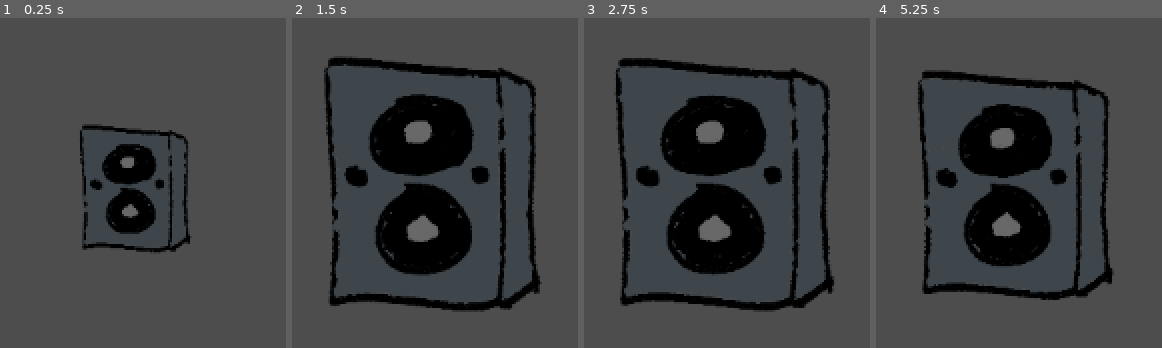
Above: before the commit, frames 1-4 (left to right).
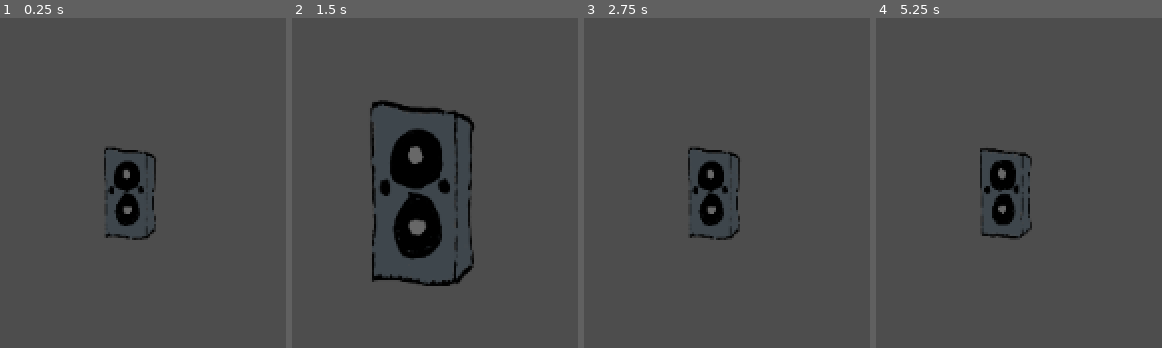
Above: after the commit, the same moments.

Repository: SludgyPlate5579/MiniJameGamGame
Game: Godot game, scene res://scenes/Game.tscn
Two runs of this game, one before a commit and one after it. Both use one fixed random seed, a clock stepped at 60 frames per second and the inputs below.
Inputs:
- Up to frame 1 (0.25 s): no input
- Up to frame 2 (1.5 s): tap Enter (ui_accept) at 0.5, 0.6, 0.77, 1.07, 1.35 s; hold Right (ui_right) from 0.53 s (still down)
- Up to frame 3 (2.75 s): tap Enter (ui_accept) at 1.52, 1.82, 2.1 s; release Right (ui_right) at 2.03 s; hold Left (ui_left) from 2.03 s (still down)
- Up to frame 4 (5.25 s): release Left (ui_left) at 2.78 s; hold Right (ui_right) 2.78-4.28 s; tap Enter (ui_accept) at 2.85, 3.02, 3.32, 3.6, 3.77, 4.07, 4.35, 4.52, 4.82, 5.1 s; hold Left (ui_left) 4.28-5.03 s; hold Right (ui_right) from 5.03 s (still down)

The runs differ from the first frame. In frame 1, 5.6% of the frame differs, in the area x 27-67%, y 32-71%; in frame 2, 21%; in frame 3, 23%, in the area x 11-88%, y 12-90%; in frame 4, 18%.

Commit message:
Speaker animation + fixed bounce script + shark animation

Diff:
--- a/ebb-and-flow/project.godot
+++ b/ebb-and-flow/project.godot
@@ -11,7 +11,7 @@
 [application]
 
 config/name="Ebb and Flow"
-run/main_scene="uid://0b2qgpi8l1c2"
+run/main_scene="uid://bk2gvbana03a2"
 config/features=PackedStringArray("4.6", "GL Compatibility")
 config/icon="res://icon.svg"
 
--- a/ebb-and-flow/scenes/Game.tscn
+++ b/ebb-and-flow/scenes/Game.tscn
@@ -12,3 +12,4 @@
 
 [node name="Speaker" parent="." unique_id=2043320955 instance=ExtResource("2_qbsmt")]
 position = Vector2(147.44443, -87.97917)
+scale = Vector2(0.3, 0.3)
--- a/ebb-and-flow/scenes/player.tscn
+++ b/ebb-and-flow/scenes/player.tscn
@@ -1,8 +1,9 @@
 [gd_scene format=3 uid="uid://dseddso5fvbmt"]
 
-[ext_resource type="Shape2D" uid="uid://1obevqte2rlu" path="res://resources/new_capsule_shape_2d.tres" id="1_3vyb7"]
+[ext_resource type="Script" uid="uid://dy1gam1h7x6ob" path="res://scripts/player.gd" id="1_3vyb7"]
 
 [node name="player" type="CharacterBody2D" unique_id=579592363]
+script = ExtResource("1_3vyb7")
 
 [node name="AnimatedSprite2D" type="AnimatedSprite2D" parent="." unique_id=1857394290]
 
--- /dev/null
+++ b/ebb-and-flow/scenes/shark.tscn
@@ -0,0 +1,45 @@
+[gd_scene format=3 uid="uid://x30exwykamqp"]
+
+[ext_resource type="Texture2D" uid="uid://t3eogebltgvv" path="res://images/Sprite sheet.png" id="1_8l5qy"]
+
+[sub_resource type="AtlasTexture" id="AtlasTexture_v5iaq"]
+atlas = ExtResource("1_8l5qy")
+region = Rect2(0, 0, 512, 512)
+
+[sub_resource type="AtlasTexture" id="AtlasTexture_po4rd"]
+atlas = ExtResource("1_8l5qy")
+region = Rect2(512, 0, 512, 512)
+
+[sub_resource type="AtlasTexture" id="AtlasTexture_inbs7"]
+atlas = ExtResource("1_8l5qy")
+region = Rect2(1024, 0, 512, 512)
+
+[sub_resource type="AtlasTexture" id="AtlasTexture_f40hg"]
+atlas = ExtResource("1_8l5qy")
+region = Rect2(512, 0, 512, 512)
+
+[sub_resource type="SpriteFrames" id="SpriteFrames_4m6ut"]
+animations = [{
+"frames": [{
+"duration": 1.0,
+"texture": SubResource("AtlasTexture_v5iaq")
+}, {
+"duration": 1.0,
+"texture": SubResource("AtlasTexture_po4rd")
+}, {
+"duration": 1.0,
+"texture": SubResource("AtlasTexture_inbs7")
+}, {
+"duration": 1.0,
+"texture": SubResource("AtlasTexture_f40hg")
+}],
+"loop": true,
+"name": &"default",
+"speed": 5.0
+}]
+
+[node name="Shark" type="Node2D" unique_id=1247561938]
+
+[node name="AnimatedSprite2D" type="AnimatedSprite2D" parent="." unique_id=2125436731]
+sprite_frames = SubResource("SpriteFrames_4m6ut")
+frame_progress = 0.13376723
--- a/ebb-and-flow/scenes/speaker.tscn
+++ b/ebb-and-flow/scenes/speaker.tscn
@@ -1,13 +1,53 @@
 [gd_scene format=3 uid="uid://cokk6waq5b3uw"]
 
-[ext_resource type="Texture2D" uid="uid://bmyy5k1a1ycm8" path="res://images/Speaker.png" id="1_6jdiy"]
+[ext_resource type="Texture2D" uid="uid://t3eogebltgvv" path="res://images/Sprite sheet.png" id="1_6jdiy"]
 [ext_resource type="Script" uid="uid://b5dsk8jtovt5e" path="res://scripts/bounce.gd" id="2_e1qhi"]
+
+[sub_resource type="AtlasTexture" id="AtlasTexture_e1qhi"]
+atlas = ExtResource("1_6jdiy")
+region = Rect2(0, 512, 512, 512)
+
+[sub_resource type="AtlasTexture" id="AtlasTexture_h6vvc"]
+atlas = ExtResource("1_6jdiy")
+region = Rect2(512, 512, 512, 512)
+
+[sub_resource type="AtlasTexture" id="AtlasTexture_tgnwo"]
+atlas = ExtResource("1_6jdiy")
+region = Rect2(1024, 512, 512, 512)
+
+[sub_resource type="AtlasTexture" id="AtlasTexture_5eigk"]
+atlas = ExtResource("1_6jdiy")
+region = Rect2(512, 512, 512, 512)
+
+[sub_resource type="SpriteFrames" id="SpriteFrames_fv0sp"]
+animations = [{
+"frames": [{
+"duration": 1.0,
+"texture": SubResource("AtlasTexture_e1qhi")
+}, {
+"duration": 1.0,
+"texture": SubResource("AtlasTexture_h6vvc")
+}, {
+"duration": 1.0,
+"texture": SubResource("AtlasTexture_tgnwo")
+}, {
+"duration": 1.0,
+"texture": SubResource("AtlasTexture_5eigk")
+}],
+"loop": true,
+"name": &"default",
+"speed": 5.0
+}]
 
 [node name="Speaker" type="Node2D" unique_id=2043320955]
 scale = Vector2(0.1, 0.1)
 
-[node name="Sprite2D" type="Sprite2D" parent="." unique_id=1058185182 node_paths=PackedStringArray("sprite")]
-scale = Vector2(0.4262097, 0.41191563)
-texture = ExtResource("1_6jdiy")
+[node name="AnimatedSprite2D" type="AnimatedSprite2D" parent="." unique_id=1083940221 node_paths=PackedStringArray("sprite")]
+sprite_frames = SubResource("SpriteFrames_fv0sp")
+autoplay = "default"
+frame_progress = 0.14027551
 script = ExtResource("2_e1qhi")
 sprite = NodePath(".")
+height = 0.5
+width = 0.5
+bounceSpeed = 2.0
--- a/ebb-and-flow/scripts/bounce.gd
+++ b/ebb-and-flow/scripts/bounce.gd
@@ -1,7 +1,7 @@
 extends Node
 
 #exported variables
-@export var sprite: Sprite2D = null
+@export var sprite: AnimatedSprite2D = null
 @export var height: float = 1
 @export var width: float = 1
 @export var rotation: float = 0
--- /dev/null
+++ b/ebb-and-flow/scripts/player.gd
@@ -0,0 +1,25 @@
+extends CharacterBody2D
+
+
+const SPEED = 300.0
+const JUMP_VELOCITY = -400.0
+
+
+func _physics_process(delta: float) -> void:
+	# Add the gravity.
+	if not is_on_floor():
+		velocity += get_gravity() * delta
+
+	# Handle jump.
+	if Input.is_action_just_pressed("ui_accept") and is_on_floor():
+		velocity.y = JUMP_VELOCITY
+
+	# Get the input direction and handle the movement/deceleration.
+	# As good practice, you should replace UI actions with custom gameplay actions.
+	var direction := Input.get_axis("ui_left", "ui_right")
+	if direction:
+		velocity.x = direction * SPEED
+	else:
+		velocity.x = move_toward(velocity.x, 0, SPEED)
+
+	move_and_slide()
Binary file removed: ebb-and-flow/images/Speaker.png
Binary file added: ebb-and-flow/images/Sprite sheet.png
Not shown, changed: ebb-and-flow/images/Sprite sheet.png.import
Not shown: 1 places in ebb-and-flow/scenes/Game.tscn that only renumber resources
Not shown, added: ebb-and-flow/scripts/player.gd.uid
